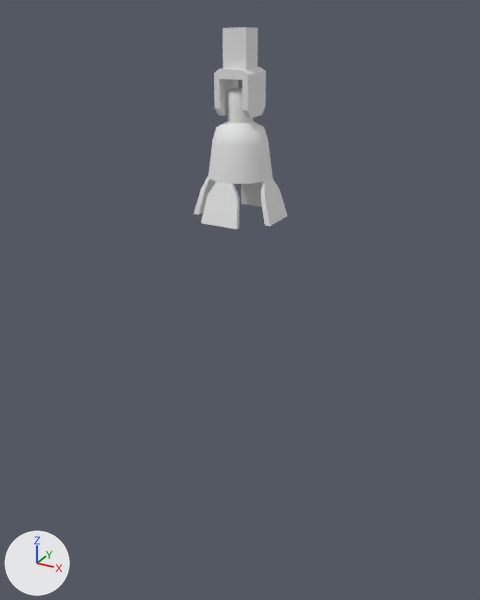
Two versions of the FBX model WUAH/Assets/Models/Lamp_A1_01_Msh.fbx, one commit apart.
Before and after are seen from a 50 mm camera at (3.85, -7.0, 0.23) aimed at (-0.01, 0.0, -3.28). Arrows for +X, +Y and +Z are at lower left; the lights stay in place. Where no turn or scale is listed for an object, it has been applied to the vertices.
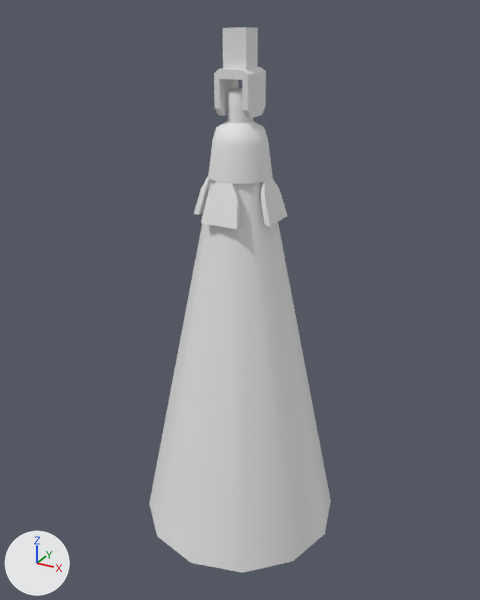
Edits to the scene script, one JSON object a line:
```json
{"op": "add", "block": "mat_lightbeam_mat", "code": ["mat_lightbeam_mat = principled_material('LightBeam_Mat')", "mat_lightbeam_mat.base_color = (0.8, 0.8, 0.8)  # white #e7e7e7", "mat_lightbeam_mat.roughness = 0.553"]}
{"block": "me_cube_011", "where": "# used by ob_cube_004; location = (0.0, 0.0, 0.0)"}
{"op": "remove", "block": "me_cube_011", "code": "me_cube_011.from_pydata(...)  # 194 vertices, 197 faces; spans x -0.53..0.53, y -0.53..0.53, z -2.12..0.03"}
{"op": "add", "block": "me_cube_011", "code": "me_cube_011.from_pydata(...)  # 218 vertices, 209 faces; spans x -1.37..1.37, y -1.37..1.37, z -6.61..0.03"}
{"block": "me_cube_011", "change": "me_cube_011 part 1: a new loose piece of 24 vertices spanning x -1.37..1.37, y -1.37..1.37, z -6.61..-1.6, in mat_lightbeam_mat (white #e7e7e7)"}
{"op": "add", "block": "me_cube_011", "code": "me_cube_011.materials.append(mat_lightbeam_mat)  # white #e7e7e7"}
```

Where the change shows, as pixel boxes [x1, y1, x2, y2] in the pictures (480 x 600 px):
```json
{"object": "Cube.004", "change": "reshaped", "before": [194, 27, 287, 229], "after": [149, 27, 331, 573], "on screen": "95% wider, 169% taller"}
{"part": 1, "of": "me_cube_011", "change": "added", "after": [149, 179, 331, 573]}
```
